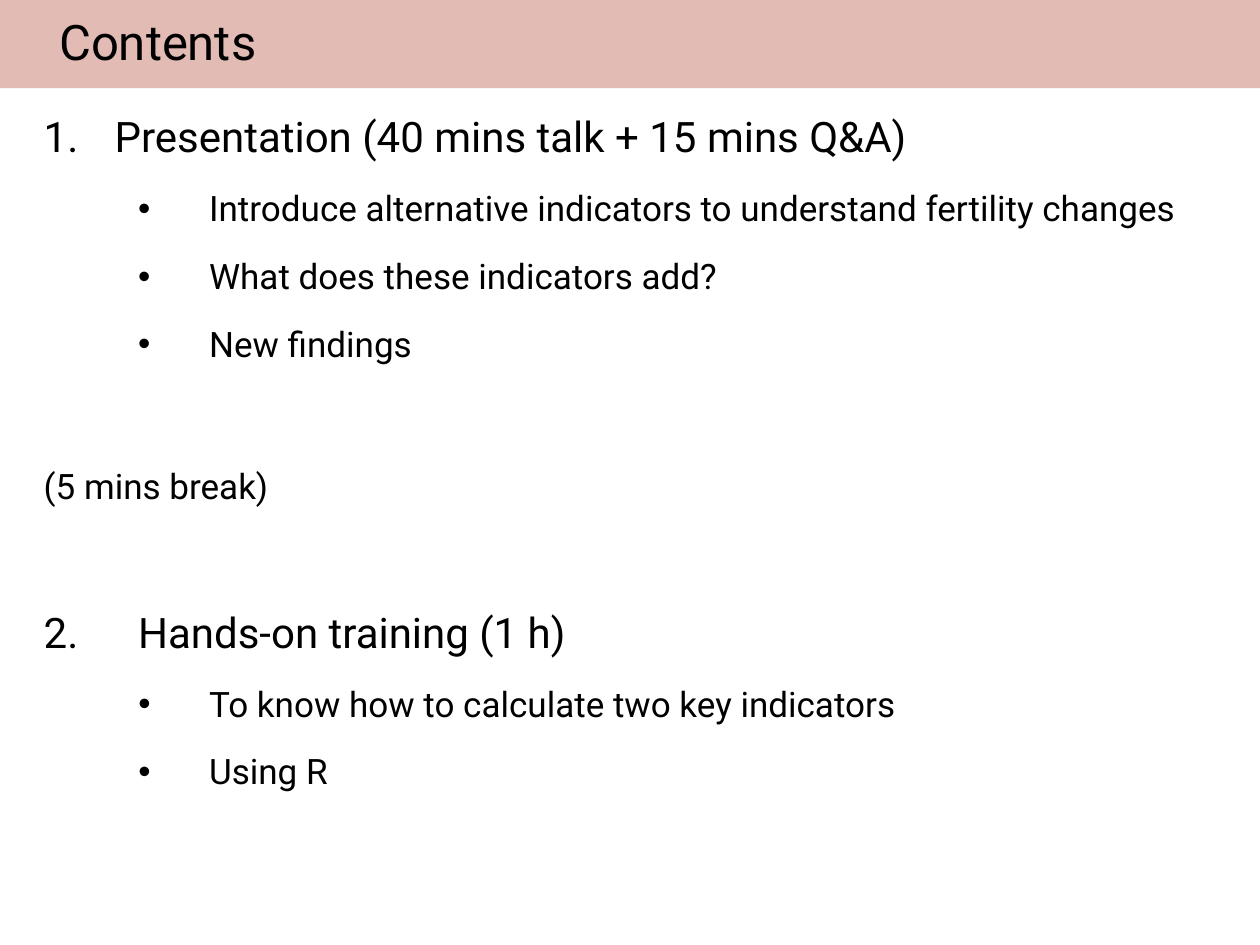
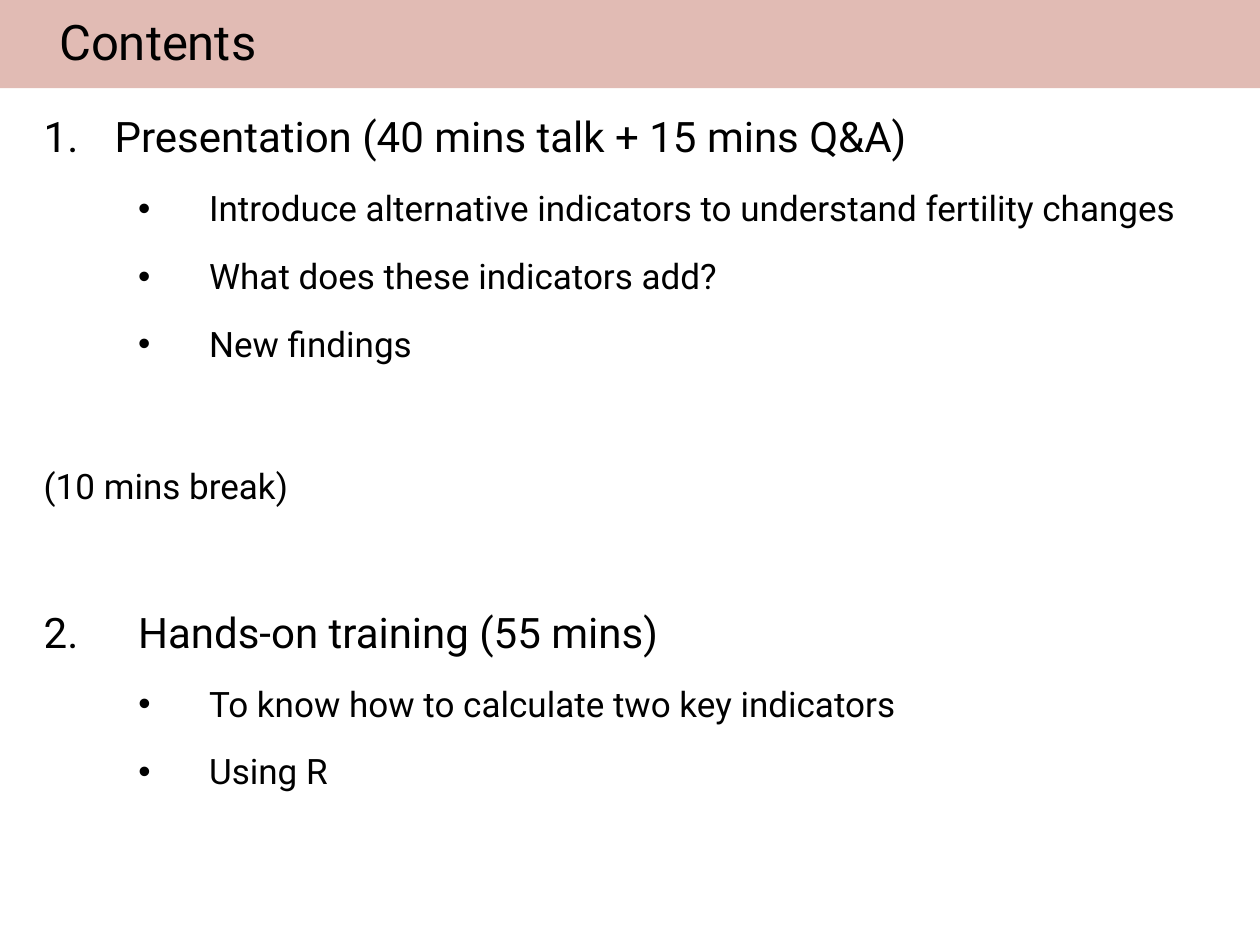
Before and after one commit to RyoMogi/CEDEPLAR-workshop, a slide deck: slide 6 of RM_Cedeplar.pptx. Drawn at 1260x945 pixels with LibreOffice and Linux fonts; fonts in the diff are those of the drawing. Boxes give left, top, right and bottom in pixels: in the first picture for what was removed or moved away, otherwise in the second. Text is boxed around its words. In the diff, an @@ line names an element or a change of style, - is before the commit and + after.

```diff
--- a/RM_Cedeplar.pptx
+++ b/RM_Cedeplar.pptx
@@ text at <box>44,471,658,658</box>: text changed @@
-  (5 mins break)
-  2. Hands-on training (1 h)
+  (10 mins break)
+  2. Hands-on training (55 mins)
```
Also in this commit, not shown: 3 other slides changed, 2 other files.
